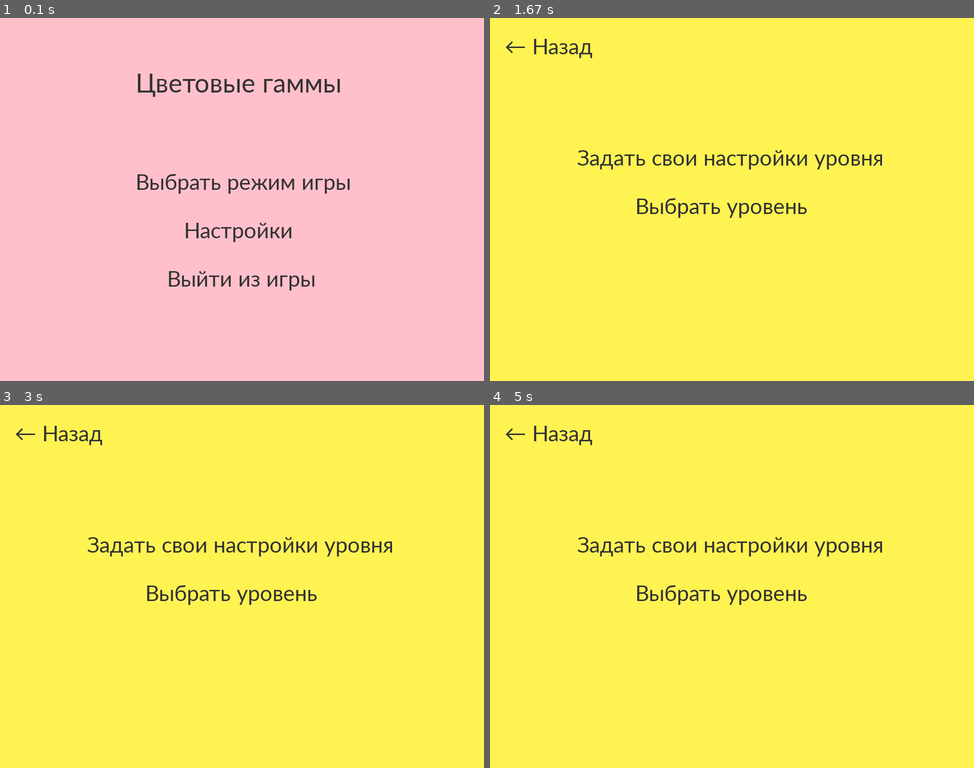
Above: before the commit, frames 1-4 (two rows, left to right).
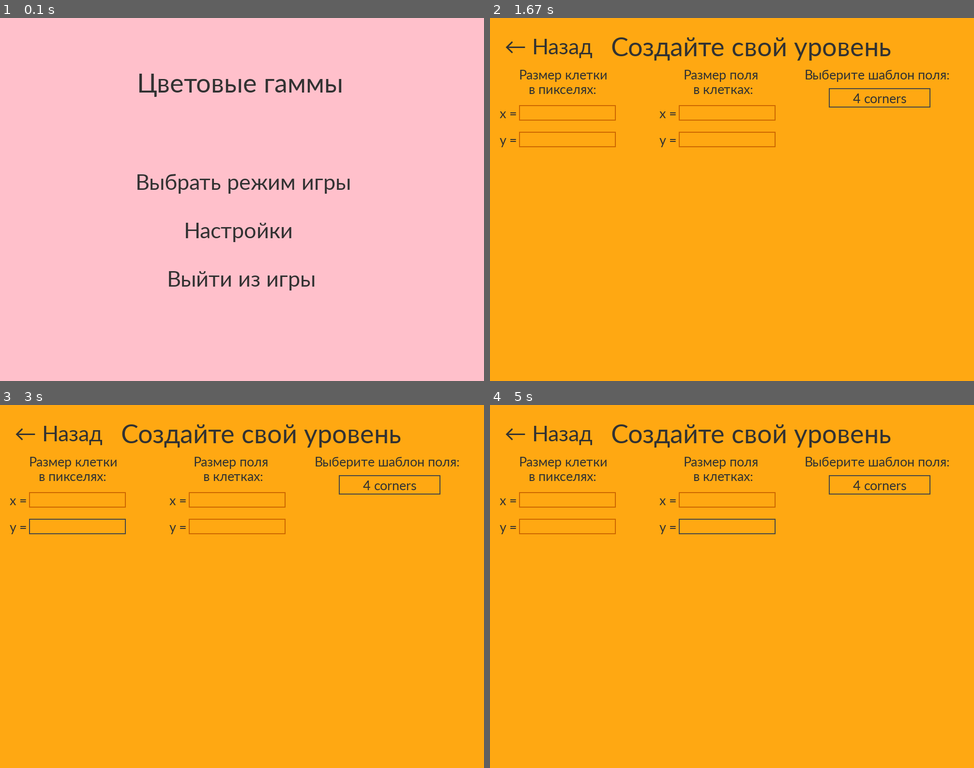
Above: after the commit, the same moments.

Repository: Angelina-ainel/PyGame-Project
Game: pygame game, started from menu.py
Same seed, same stepped clock (60 frames per second), same inputs: the game is played once before the commit and once after it.
Inputs (mouse positions are in pixels of both pictures, inside the frame that each line leads up to):
- Up to frame 1 (0.1 s): no input
- Up to frame 2 (1.67 s): press the mouse at (727, 228) at 0.37 s; move the mouse to (717, 163) at 0.47 s; release the mouse at (712, 101) at 0.6 s; press the mouse at (548, 43) at 0.7 s; move the mouse to (557, 174) at 0.8 s; release the mouse at (562, 304) at 0.93 s; click "Выбрать режим игры" at 1.05 s; press the mouse at (732, 155) at 1.37 s; move the mouse to (649, 159) at 1.47 s; release the mouse at (567, 166) at 1.6 s
- Up to frame 3 (3 s): click (77, 499) at 1.72 s; type "ann" at 2 s; tap Enter at 2.33 s; press the mouse at (387, 524) at 2.53 s; move the mouse to (304, 488) at 2.63 s; release the mouse at (222, 452) at 2.77 s; press the mouse at (77, 524) at 2.87 s; move the mouse to (222, 506) at 2.97 s
- Up to frame 4 (5 s): release the mouse at (853, 484) at 3.1 s; press the mouse at (877, 601) at 3.2 s; move the mouse to (823, 582) at 3.3 s; release the mouse at (770, 564) at 3.43 s; press the mouse at (727, 524) at 3.53 s; move the mouse to (659, 553) at 3.63 s; release the mouse at (596, 579) at 3.77 s; press the mouse at (877, 561) at 3.87 s; move the mouse to (809, 640) at 3.97 s; release the mouse at (741, 717) at 4.1 s; press the mouse at (727, 524) at 4.7 s; move the mouse to (785, 611) at 4.8 s; release the mouse at (838, 699) at 4.93 s

The runs differ from the first frame. In frame 1, 0.7% of the frame differs, in the area x 28-71%, y 15-22%; in frame 2, 100%, in the area x 0-100%, y 0-100%; in frame 3, 100%; in frame 4, 100%.

Commit message:
work on creating custom level settings, error with loading images of new levels

Diff:
--- a/menu.py
+++ b/menu.py
@@ -16,7 +16,8 @@
 size = width, height = 1000, 750
 screen = pg.display.set_mode(size)
 
-t_font = pg.font.SysFont('calibri', 60)
+c_font = 'calibri'
+up_font = pg.font.SysFont(c_font, 60)
 
 difficulty = {1: 'beginner',
               2: 'easy',
@@ -27,7 +28,6 @@
 current_levels = ['beginner_1.jpg', 'beginner_2.jpg', 'beginner_3.jpg', 'beginner_16.jpg', 'beginner_17.jpg']
 c = 0
 current_level = current_levels[c]
-
 
 count_moves = 0
 
@@ -58,7 +58,7 @@
     current_scene = scene
 
 
-def print_text(text, x, y, font_color=(50, 50, 50), font_type='calibri', font_size=50):
+def print_text(text, x, y, font_color=(50, 50, 50), font_type=c_font, font_size=50):
     font_type = pg.font.SysFont(font_type, font_size)
     button_text = font_type.render(text, True, font_color)
     screen.blit(button_text, (x, y))
@@ -143,18 +143,61 @@
         return -1
 
 
+COLOR_INACTIVE_S_U = pg.Color((204, 102, 0))
+COLOR_ACTIVE_S_U = pg.Color((70, 70, 70))
+FONT = pg.font.SysFont(c_font, 32)
+
+
+class InputBox:
+
+    def __init__(self, x, y, w, h, text=''):
+        self.rect = pg.Rect(x, y, w, h)
+        self.color = COLOR_INACTIVE_S_U
+        self.text = text
+        self.txt_surface = FONT.render(text, True, self.color)
+        self.active = False
+
+    def handle_event(self, event):
+        if event.type == pg.MOUSEBUTTONDOWN:
+            if self.rect.collidepoint(event.pos):
+                self.active = not self.active
+            else:
+                self.active = False
+            self.color = COLOR_ACTIVE_S_U if self.active else COLOR_INACTIVE_S_U
+        if event.type == pg.KEYDOWN:
+            if self.active:
+                if event.key == pg.K_RETURN:
+                    print(self.text)
+                    self.text = ''
+                elif event.key == pg.K_BACKSPACE:
+                    self.text = self.text[:-1]
+                else:
+                    self.text += event.unicode
+                self.txt_surface = FONT.render(self.text, True, self.color)
+
+    def update(self):
+        width = max(200, self.txt_surface.get_width() + 10)
+        self.rect.w = width
+
+    def draw(self, screen):
+        # Blit the text.
+        screen.blit(self.txt_surface, (self.rect.x + 5, self.rect.y + 5))
+        # Blit the rect.
+        pg.draw.rect(screen, self.color, self.rect, 2)
+
+
 def terminate():
     pg.quit()
     sys.exit()
 
 
-def next_counter():  # кнопка "Следующий уровень" нажата
+def next_counter():
     global next_count
     next_count = 1
     time.sleep(0.25)
 
 
-def previous_counter():  # кнопка "Предыдущий уровень" нажата
+def previous_counter():
     global previous_count
     previous_count = 1
     time.sleep(0.25)
@@ -183,7 +226,7 @@
     scheme.set_view(0, 0, cell_size)
     scheme.render()
     screen2 = pg.Surface(size)
-    scheme_helping = Field(*field_size, left_top, right_top, left_bottom, right_bottom,'no_fixed')
+    scheme_helping = Field(*field_size, left_top, right_top, left_bottom, right_bottom, 'no_fixed')
     scheme.set_view(0, 0, cell_size)
     scheme_helping.render()
     scheme_helping.sprite_group1.draw(screen2)
@@ -216,7 +259,6 @@
 
 
 def menu():
-    global t_font
     select_button = Button(470, 65)
     option_button = Button(240, 65)
     quit_button = Button(320, 65)
@@ -229,19 +271,18 @@
 
         screen.fill((255, 192, 203))
 
-        text_surface = t_font.render('Цветовые гаммы', True, (50, 50, 50))
+        up_text = up_font.render('Цветовые гаммы', True, (50, 50, 50))
         select_button.draw(270, 300, 'Выбрать режим игры', select_menu)
         option_button.draw(370, 400, 'Настройки', options)
         quit_button.draw(335, 500, 'Выйти из игры', terminate)
 
-        screen.blit(text_surface, (280, 100))
+        screen.blit(up_text, (283, 100))
 
         pg.display.flip()
 
 
 def select_menu():
     time.sleep(0.1)
-    global t_font
     user_options = Button(660, 65, (255, 243, 82), (255, 165, 0))
     off_levels = Button(380, 65, (255, 243, 82), (255, 165, 0))
     back = Button(210, 65, (255, 243, 82), (255, 165, 0))
@@ -254,27 +295,99 @@
 
         screen.fill((255, 243, 82))
 
-        user_options.draw(170, 250, 'Задать свои настройки уровня')
+        user_options.draw(170, 250, 'Задать свои настройки уровня', user_level)
         off_levels.draw(290, 350, 'Выбрать уровень', levels)
         back.draw(20, 20, '← Назад', menu)
 
         pg.display.flip()
 
 
-def options():
+def user_level():
     time.sleep(0.1)
-    global t_font
-    back = Button(210, 65, (42, 247, 237), (0, 150, 255))
-
+    global up_font, c_font
+    down_font = pg.font.SysFont(c_font, 30)
+    cell_size_text = down_font.render('Размер клетки', True, (50, 50, 50))
+    cell_size_text1 = down_font.render('в пикселях:', True, (50, 50, 50))
+    input_box1 = InputBox(60, 180, 50, 32)
+    input_box2 = InputBox(60, 235, 50, 32)
+    x_text = down_font.render('x =', True, (50, 50, 50))
+    y_text = down_font.render('y =', True, (50, 50, 50))
+
+    back = Button(210, 65, (255, 168, 18), (204, 102, 0))
+
+    field_size_text = down_font.render('Размер поля', True, (50, 50, 50))
+    field_size_text1 = down_font.render('в клетках:', True, (50, 50, 50))
+    input_box3 = InputBox(390, 180, 50, 32)
+    input_box4 = InputBox(390, 235, 50, 32)
+    input_boxes = [input_box1, input_box2, input_box3, input_box4]
+    x_text1 = down_font.render('x =', True, (50, 50, 50))
+    y_text1 = down_font.render('y =', True, (50, 50, 50))
+
+    drop_list_text = down_font.render('Выберите шаблон поля:', True, (50, 50, 50))
+    query = '''SELECT type FROM templates'''
+    res = cur.execute(query).fetchall()
+    templates_list = []
+    for r in res:
+        r = r[0]
+        templates_list.append(r)
+    drop_list = Droplist(
+            700, 145, 210, 40, (255, 168, 18), COLOR_INACTIVE_S_U, pg.font.SysFont(c_font, 30),
+            templates_list)
+    clock = pg.time.Clock()
     while True:
         events = pg.event.get()
         for event in events:
             if event.type == pg.QUIT:
                 terminate()
 
+            for box in input_boxes:
+                box.handle_event(event)
+        selected_option = drop_list.update(events)
+        if selected_option >= 0:
+            print(templates_list[selected_option])
+
+        for box in input_boxes:
+            box.update()
+
+        screen.fill((255, 168, 18))
+
+        for box in input_boxes:
+            box.draw(screen)
+        up_text = up_font.render('Создайте свой уровень', True, (50, 50, 50))
+        back.draw(20, 20, '← Назад', select_menu)
+        screen.blit(cell_size_text, (60, 100))
+        screen.blit(cell_size_text1, (80, 130))
+        screen.blit(x_text, (20, 180))
+        screen.blit(y_text, (20, 235))
+
+        drop_list.draw(screen)
+        screen.blit(drop_list_text, (650, 100))
+
+        screen.blit(up_text, (250, 25))
+
+        screen.blit(field_size_text, (400, 100))
+        screen.blit(field_size_text1, (420, 130))
+        screen.blit(x_text1, (350, 180))
+        screen.blit(y_text1, (350, 235))
+
+        pg.display.flip()
+        clock.tick(30)
+
+
+def options():
+    time.sleep(0.1)
+    global up_font
+    back = Button(210, 65, (42, 247, 237), (0, 150, 255))
+
+    while True:
+        events = pg.event.get()
+        for event in events:
+            if event.type == pg.QUIT:
+                terminate()
+
         screen.fill((42, 247, 237))
 
-        text_surface = t_font.render('Настройки', True, (50, 50, 50))
+        text_surface = up_font.render('Настройки', True, (50, 50, 50))
         back.draw(20, 20, '← Назад', menu)
 
         screen.blit(text_surface, (350, 30))
@@ -289,7 +402,7 @@
     right = Button(315, 50, (102, 255, 102), (50, 205, 50))
     play = Button(180, 50, (102, 255, 102), (50, 205, 50))
     list1 = Droplist(
-        800, 20, 160, 40, (102, 255, 102), (50, 205, 50), pg.font.SysFont('calibri', 30),
+        800, 20, 160, 40, (102, 255, 102), (50, 205, 50), pg.font.SysFont(c_font, 30),
         ['beginner', 'easy', 'normal', 'hard', 'expert'])
 
     while True:
@@ -337,29 +450,28 @@
         left.draw(20, 650, '<- Предыдущий уровень', font_size=30, action=previous_counter)
         right.draw(670, 650, 'Следующий уровень ->', font_size=30, action=next_counter)
         right_levels = ['beginner_1.jpg', 'beginner_2.jpg', 'beginner_3.jpg']
-        not_right_levels = ['beginner_16.jpg', 'beginner_17.jpg']
+        not_right_levels = ['beginner_16.jpg', 'beginner_17.jpg', 'beginner_18.jpg', 'beginner_19.jpg']
         es_n_levels = ['easy_4.jpg', 'easy_5.jpg', 'easy_6.jpg', 'normal_7.jpg', 'normal_8.jpg', 'normal_9.jpg']
-        h_ex_levels = ['hard_10.jpg', 'hard_11.jpg', 'hard_12.jpg', 'expert_13.jpg', 'expert_14.jpg', 'expert_15.jpg']
         if current_level in right_levels:
             s = current_level.split('.')
             s = s[0][-1]
-            text_surface = t_font.render(f'Уровень {s}', True, (50, 50, 50))
-            screen.blit(text_surface, (370, 20))
+            text_surface = up_font.render(f'Уровень {s}', True, (50, 50, 50))
+            screen.blit(text_surface, (375, 20))
         elif current_level in not_right_levels:
             s = current_level.split('.')
             s = s[0][-2:]
-            text_surface = t_font.render(f'Уровень {int(s) - 12}', True, (50, 50, 50))
-            screen.blit(text_surface, (370, 20))
+            text_surface = up_font.render(f'Уровень {int(s) - 12}', True, (50, 50, 50))
+            screen.blit(text_surface, (375, 20))
         elif current_level in es_n_levels:
             s = current_level.split('.')
             s = s[0][-1]
-            text_surface = t_font.render(f'Уровень {int(s) + 2}', True, (50, 50, 50))
-            screen.blit(text_surface, (370, 20))
+            text_surface = up_font.render(f'Уровень {int(s) + 4}', True, (50, 50, 50))
+            screen.blit(text_surface, (375, 20))
         else:
             s = current_level.split('.')
             s = s[0][-2:]
-            text_surface = t_font.render(f'Уровень {int(s) + 2}', True, (50, 50, 50))
-            screen.blit(text_surface, (370, 20))
+            text_surface = up_font.render(f'Уровень {int(s) + 4}', True, (50, 50, 50))
+            screen.blit(text_surface, (375, 20))
         play.draw(420, 650, '     Играть', game, font_size=30)
         image = load_image(current_level)
 
